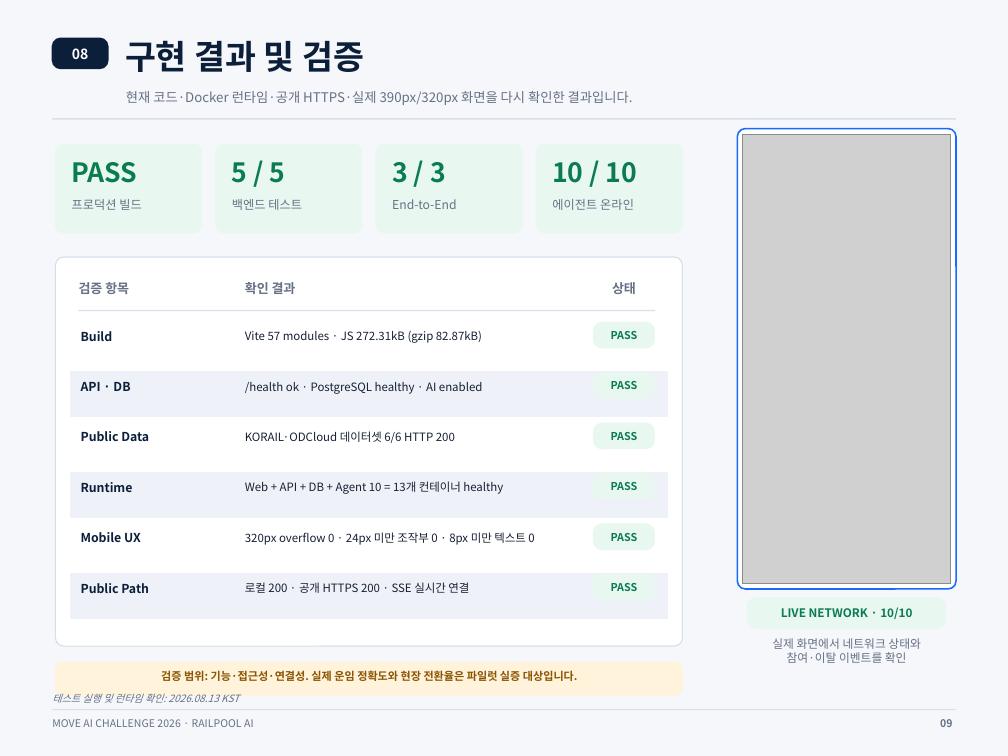
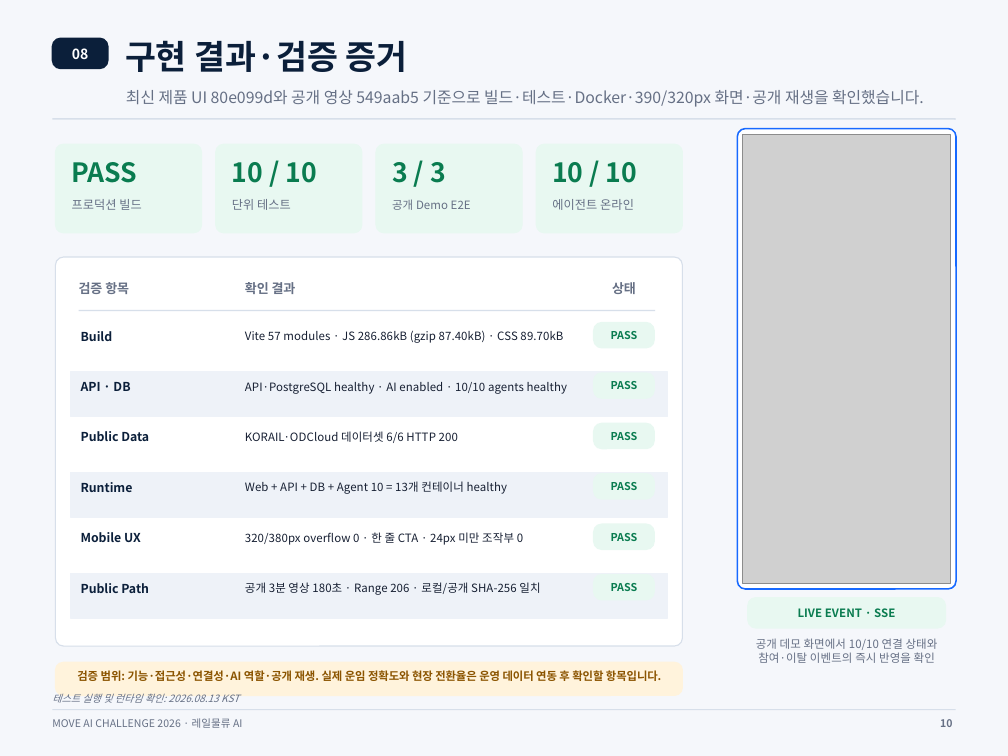
Before and after one commit to tory-win/Galaxy_Express_99, a slide deck: slide 10 of RAILPOOL_AI_최종결과보고서_RailFit내용반영본_편집본.pptx (slide 9 before the commit). Drawn at 1008x756 pixels with LibreOffice and Linux fonts; fonts in the diff are those of the drawing; grey boxes stand for pictures. Boxes give left, top, right and bottom in pixels: in the first picture for what was removed or moved away, otherwise in the second. Text is boxed around its words. In the diff, an @@ line names an element or a change of style, - is before the commit and + after.

```diff
--- a/RAILPOOL_AI_최종결과보고서_RailFit내용반영본_편집본.pptx
+++ b/RAILPOOL_AI_최종결과보고서_RailFit내용반영본_편집본.pptx
@@ text at (125, 40, 408, 72): text changed @@
-구현 결과 및 검증
+구현 결과·검증 증거
@@ text at (126, 90, 924, 107): text changed; size 9.5 to 11.2 pt @@
-현재 코드·Docker 런타임·공개 HTTPS·실제 390px/320px 화면을 다시 확인한 결과입니다.
+최신 제품 UI 80e099d와 공개 영상 549aab5 기준으로 빌드·테스트·Docker·390/320px 화면·공개 재생을 확인했습니다.
@@ text at (232, 162, 316, 183): text changed @@
-5 / 5
+10 / 10
@@ text at (232, 199, 291, 210): text changed @@
-백엔드 테스트
+단위 테스트
@@ text at (392, 199, 471, 210): text changed; size 8.7 to 8.2 pt @@
-End-to-End
+공개 Demo E2E
@@ text at (245, 330, 563, 343): text changed @@
-Vite 57 modules · JS 272.31kB (gzip 82.87kB)
+Vite 57 modules · JS 286.86kB (gzip 87.40kB) · CSS 89.70kB
@@ text at (245, 382, 567, 394): text changed @@
-/health ok · PostgreSQL healthy · AI enabled
+API·PostgreSQL healthy · AI enabled · 10/10 agents healthy
@@ text at (245, 532, 523, 545): text changed @@
-320px overflow 0 · 24px 미만 조작부 0 · 8px 미만 텍스트 0
+320/380px overflow 0 · 한 줄 CTA · 24px 미만 조작부 0
@@ text at (245, 582, 540, 595): text changed @@
-로컬 200 · 공개 HTTPS 200 · SSE 실시간 연결
+공개 3분 영상 180초 · Range 206 · 로컬/공개 SHA-256 일치
@@ text at (798, 608, 895, 617): text changed; size 8.4 to 8.2 pt @@
-LIVE NETWORK · 10/10
+LIVE EVENT · SSE
@@ text at (756, 638, 938, 663): text changed; size 8.4 to 8.2 pt @@
-실제 화면에서 네트워크 상태와
-참여·이탈 이벤트를 확인
+공개 데모 화면에서 10/10 연결 상태와
+참여·이탈 이벤트의 즉시 반영을 확인
@@ text at (77, 670, 661, 681): text changed; size 7.9 to 8 pt @@
-검증 범위: 기능·접근성·연결성. 실제 운임 정확도와 현장 전환율은 파일럿 실증 대상입니다.
+검증 범위: 기능·접근성·연결성·AI 역할·공개 재생. 실제 운임 정확도와 현장 전환율은 운영 데이터 연동 후 확인할 항목입니다.
@@ text at (52, 718, 243, 728): text changed @@
-MOVE AI CHALLENGE 2026 · RAILPOOL AI
+MOVE AI CHALLENGE 2026 · 레일물류 AI
@@ text at (940, 719, 952, 727): text changed @@
-09
+10
```
Also in this commit, not shown: 10 other slides changed, 1 slide added, 1 other file.
